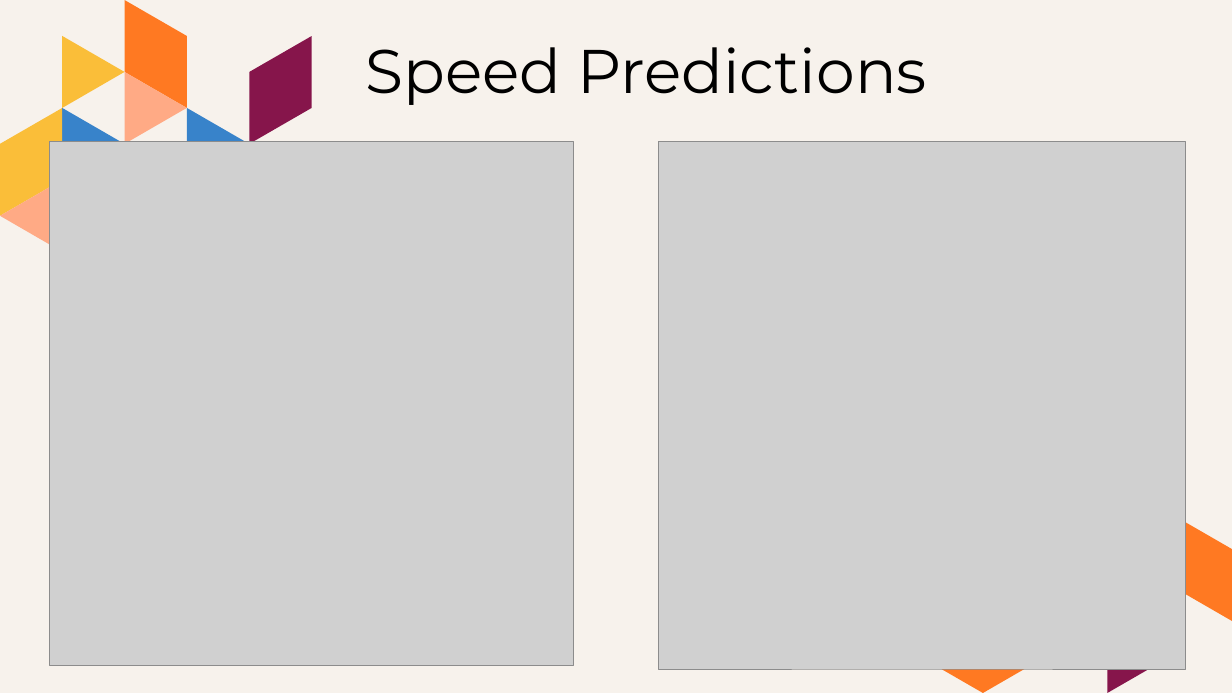
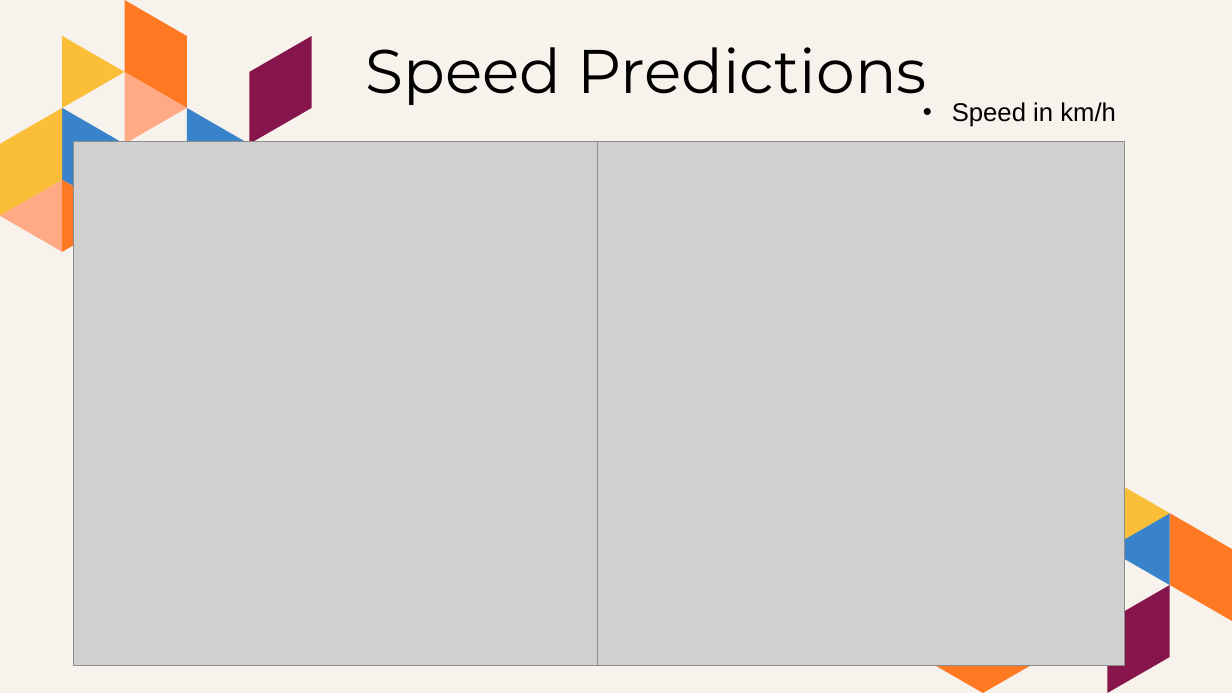
Before and after one commit to grahamjh99/VisionDrive, a slide deck: slide 8 of presentation/A Simple Self Drive Model.pptx. Drawn at 1232x693 pixels with LibreOffice and Linux fonts; fonts in the diff are those of the drawing; grey boxes stand for pictures. Boxes give left, top, right and bottom in pixels: in the first picture for what was removed or moved away, otherwise in the second. Text is boxed around its words. In the diff, an @@ line names an element or a change of style, - is before the commit and + after.

```diff
--- a/presentation/A Simple Self Drive Model.pptx
+++ b/presentation/A Simple Self Drive Model.pptx
@@ text added at [952, 102, 1116, 127], 20 pt, text #000000 @@
+• Speed in km/h
@@ picture: place and size @@
-picture at [50, 141, 574, 665]
+picture at [73, 141, 597, 665]
@@ picture: place and size @@
-picture at [659, 141, 1187, 669]
+picture at [597, 141, 1125, 665]
@@ freeform shape added at [62, 180, 124, 252], fill #FF7922 @@
@@ freeform shape added at [1107, 477, 1169, 549], fill #FABE39 @@
@@ freeform shape added at [1107, 513, 1169, 585], fill #3883CA @@
```
Also in this commit, not shown: 9 other slides changed.
